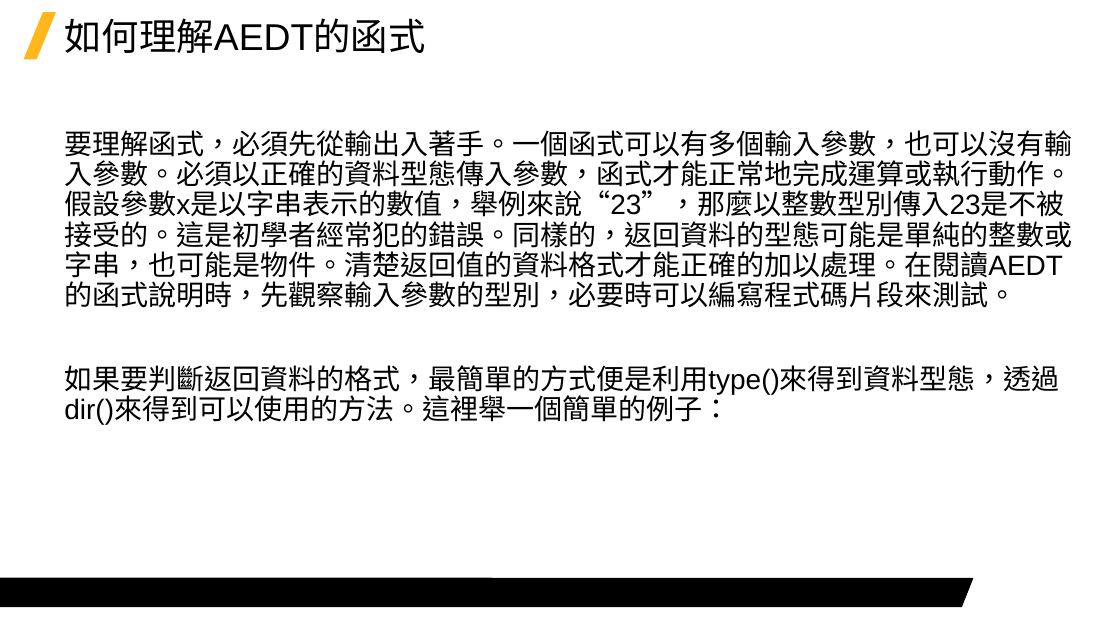
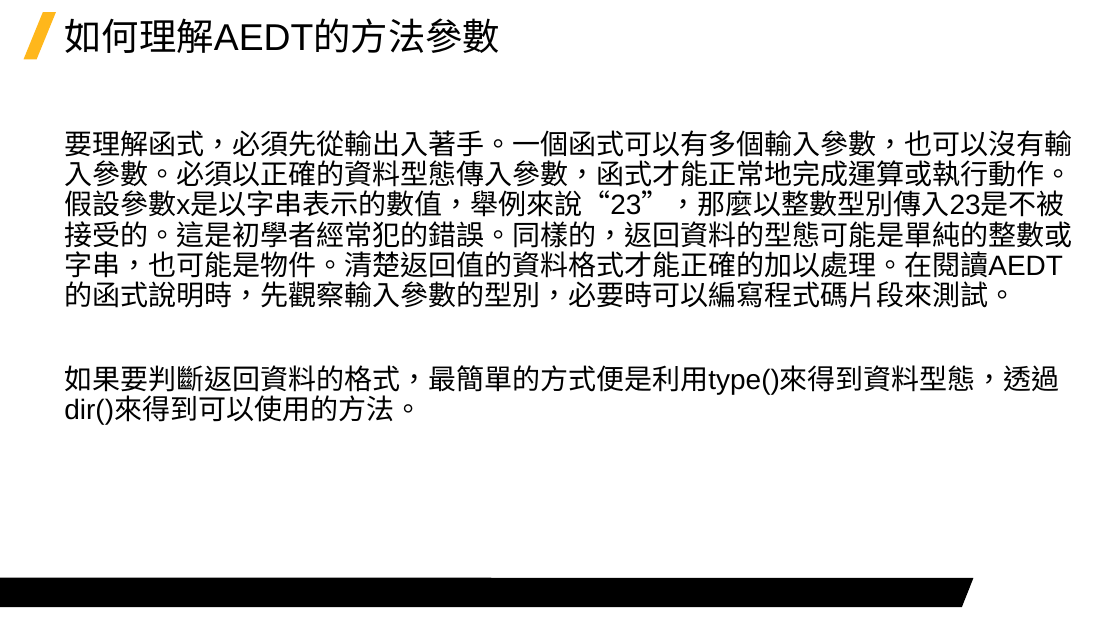
Before and after one commit to Jerrick-cheng/AEDT-Automation-Camp, a slide deck: slide 17 of 上課教材/Week4.pptx (slide 10 before the commit). Drawn at 1120x630 pixels with LibreOffice and Linux fonts; fonts in the diff are those of the drawing; background and template pictures are left out. Boxes give left, top, right and bottom in pixels: in the first picture for what was removed or moved away, otherwise in the second. Text is boxed around its words. In the diff, an @@ line names an element or a change of style, - is before the commit and + after.

```diff
--- a/上課教材/Week4.pptx
+++ b/上課教材/Week4.pptx
@@ title at <box>64,18,500,53</box>: text changed @@
-如何理解AEDT的函式
+如何理解AEDT的方法參數
@@ text at <box>64,365,1060,424</box>: text changed @@
-如果要判斷返回資料的格式，最簡單的方式便是利用type()來得到資料型態，透過dir()來得到可以使用的方法。這裡舉一個簡單的例子：
+如果要判斷返回資料的格式，最簡單的方式便是利用type()來得到資料型態，透過dir()來得到可以使用的方法。
```
Also in this commit, not shown: 4 other slides changed, 7 slides added, 2 other files.
